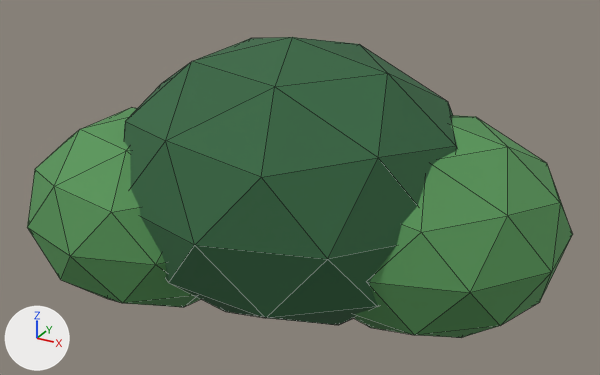
The glTF model public/models/bush.glb, before and after one commit.
The view is the same before and after, from a 50 mm lens placed at (1.118, -1.989, 1.385), pointed at (0.028, -0.007, 0.394). Every picture has the same lights, and +X, +Y and +Z are marked at lower left. The picture after the commit comes second. Mesh edges are drawn as thin lines. Vertices at exactly the same position are counted once.

In view in the first picture: 'Bush_Cluster_1', 'Bush_Cluster_2', 'Bush_Cluster_3'.
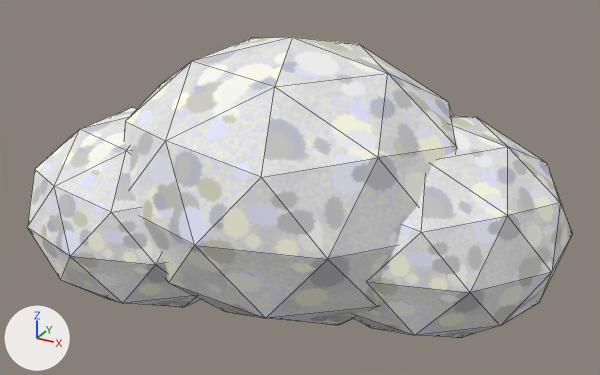
What differs and where, as boxes [x1, y1, x2, y2] in the pictures (600 x 375 px):
'Bush_Cluster_1', surface changed, recoloured (green to white)
    both: [124, 37, 457, 325]
'Bush_Cluster_3', surface changed, recoloured (green to white)
    both: [354, 115, 573, 338]
'Bush_Cluster_2', surface changed, recoloured (green to white)
    both: [27, 108, 200, 307]

The change, as a diff of the scene's bpy script:
```diff
--- a/public/models/bush.glb.py
+++ b/public/models/bush.glb.py
@@ img_foliage_albedo @@
+img_foliage_albedo = load_image('foliage_albedo', '_unpacked/foliage_albedo', 512, 512, 'sRGB')
@@ img_foliage_rough @@
+img_foliage_rough = load_image('foliage_rough', '_unpacked/foliage_rough', 256, 256, 'Non-Color')
@@ mat_m_foliagedark @@
 mat_m_foliagedark = bpy.data.materials.new('M_FoliageDark')
-# nodes: BsdfPrincipled, Mix, OutputMaterial, VertexColor
-# colours: green #77a383, mixed with the vertex colours
+# nodes: BsdfPrincipled, Math, OutputMaterial, SeparateColor, TexImage x2
+# uses the picture img_foliage_albedo
+# uses the picture img_foliage_rough
@@ mat_m_bushmid @@
 mat_m_bushmid = bpy.data.materials.new('M_BushMid')
-# nodes: BsdfPrincipled, Mix, OutputMaterial, VertexColor
-# colours: greyish green #96c397, mixed with the vertex colours
+# nodes: BsdfPrincipled, Math, OutputMaterial, SeparateColor, TexImage x2
+# uses the picture img_foliage_albedo
+# uses the picture img_foliage_rough
@@ me_bush_cluster_1 @@
 me_bush_cluster_1.from_pydata(...)  # 42 vertices, 80 faces; spans x -0.523..0.523, y -0.5..0.5, z 0.0..0.84
 # used by ob_bush_cluster_1; location = (0.0, 0.0, 0.0)
+# me_bush_cluster_1 part 1: texture (UV) coordinates changed
+# me_bush_cluster_1 part 2: vertex colours changed
 me_bush_cluster_1.materials.append(mat_m_foliagedark)
@@ me_bush_cluster_2 @@
 me_bush_cluster_2.from_pydata(...)  # 42 vertices, 80 faces; spans x -0.78..-0.02, y -0.53..0.23, z 0.0..0.6
 # used by ob_bush_cluster_2; location = (0.0, 0.0, 0.0)
+# me_bush_cluster_2 part 3: vertex colours changed
 me_bush_cluster_2.materials.append(mat_m_bushmid)
@@ me_bush_cluster_3 @@
 me_bush_cluster_3.from_pydata(...)  # 42 vertices, 80 faces; spans x -0.019..0.779, y -0.3..0.5, z 0.0..0.64
 # used by ob_bush_cluster_3; location = (0.0, 0.0, 0.0)
+# me_bush_cluster_3 part 4: vertex colours changed
 me_bush_cluster_3.materials.append(mat_m_bushmid)
```
